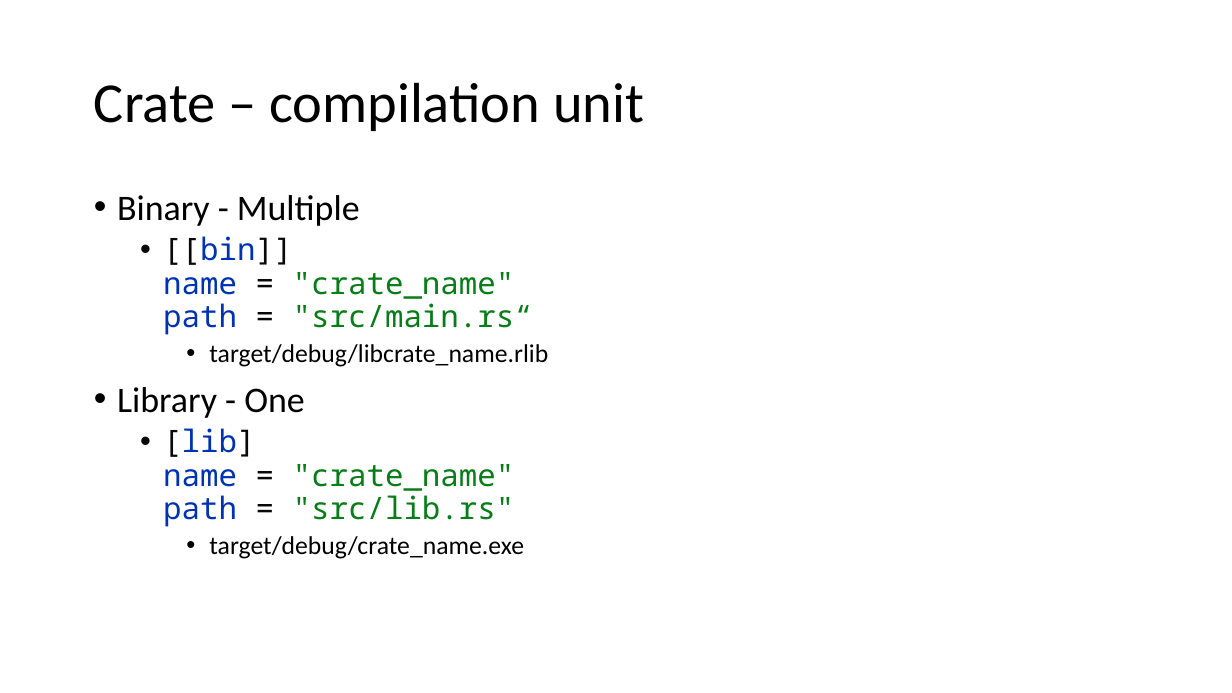
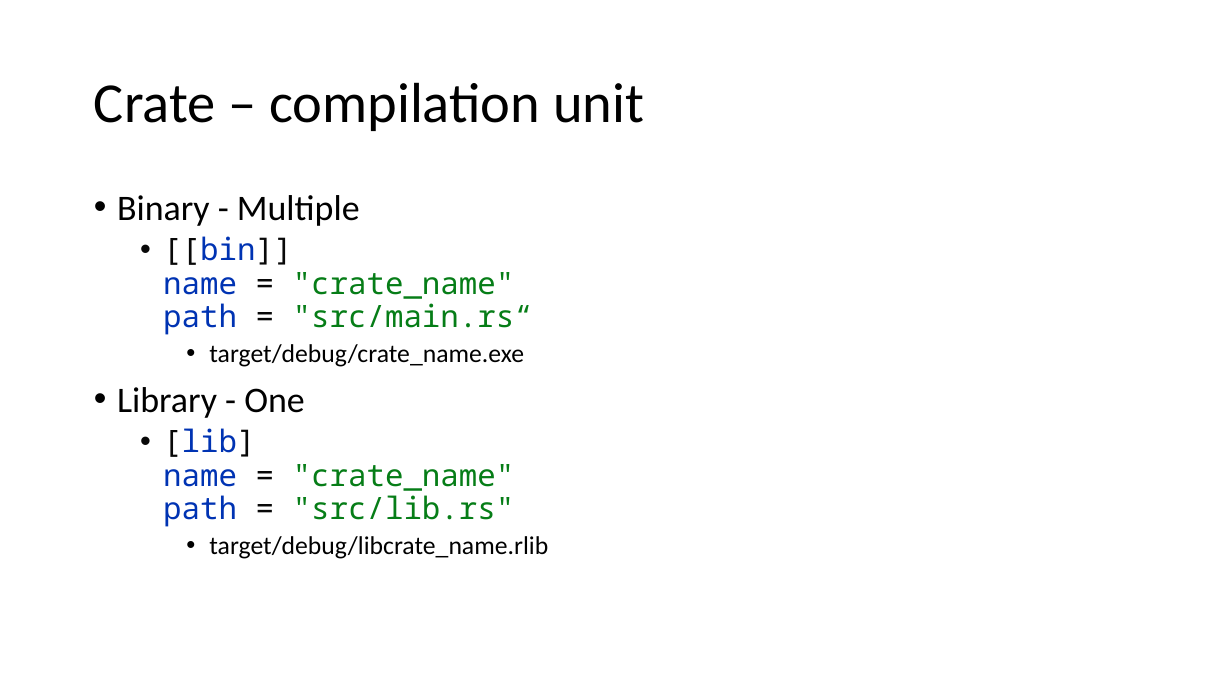
Before and after one commit to kugushev/course-rust-basics, a slide deck: slide 6 of src/07-Modules/07-Modules.pptx. Drawn at 1232x693 pixels with LibreOffice and Linux fonts; fonts in the diff are those of the drawing. Boxes give left, top, right and bottom in pixels: in the first picture for what was removed or moved away, otherwise in the second. Text is boxed around its words. In the diff, an @@ line names an element or a change of style, - is before the commit and + after.

```diff
--- a/src/07-Modules/07-Modules.pptx
+++ b/src/07-Modules/07-Modules.pptx
@@ text at [209,344,524,367]: text changed @@
-    • target/debug/libcrate_name.rlib
+    • target/debug/crate_name.exe
@@ text at [209,536,548,559]: text changed @@
-    • target/debug/crate_name.exe
+    • target/debug/libcrate_name.rlib
```
Also in this commit, not shown: 1 other slide changed, 4 other files.
